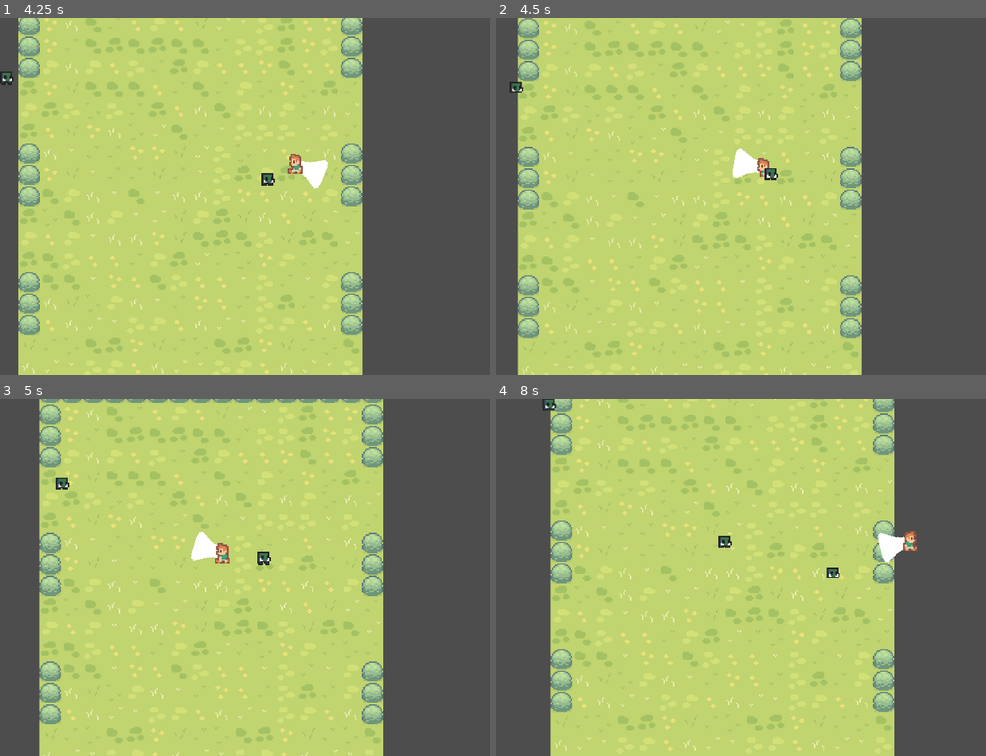
Above: before the commit, frames 1-4 (two rows, left to right).
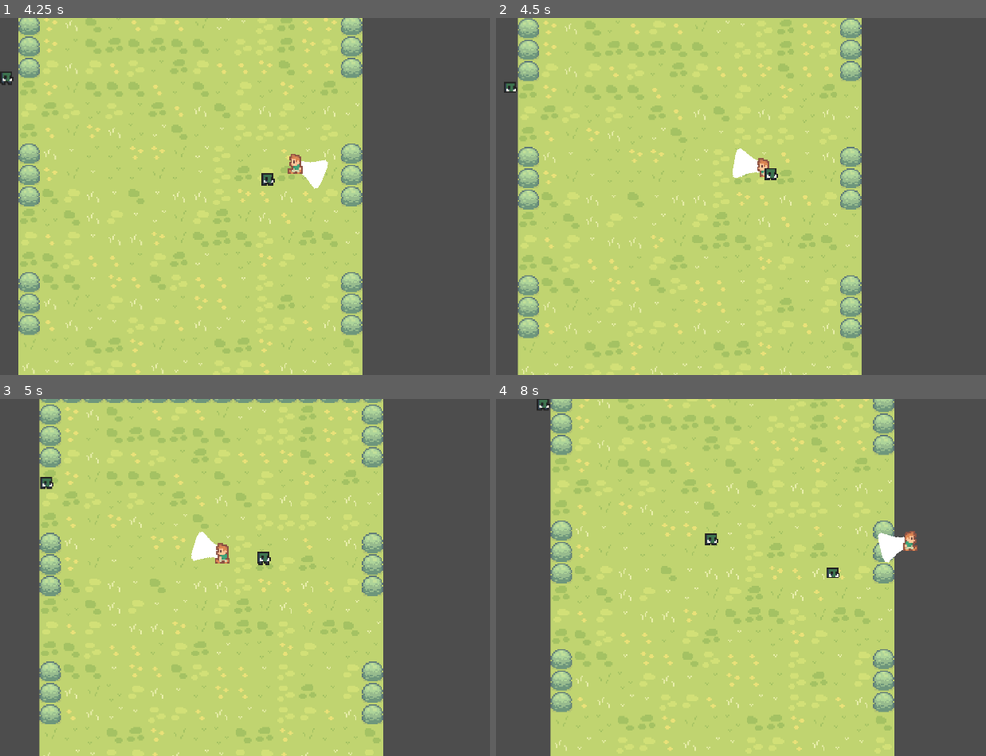
Above: after the commit, the same moments.

Repository: karsrc/5henanigans
Game: Godot game, scene res://main.tscn
Same seed, same stepped clock (60 frames per second), same inputs: the game is played once before the commit and once after it.
Inputs (mouse positions are in pixels of both pictures, inside the frame that each line leads up to):
- Up to frame 1 (4.25 s): tap Enter at 0.5 s; move the mouse to (460, 178) at 0.52 s; hold D (move_right) 0.53-1.28 s; click (460, 178) at 0.6 s; move the mouse to (191, 214) at 1.27 s; hold S (move_down) 1.28-2.03 s; click (191, 214) at 1.35 s; move the mouse to (382, 117) at 2.02 s; hold D (move_right) 2.03-2.78 s; tap Alt at 2.1 s; click (382, 117) at 2.3 s; move the mouse to (284, 267) at 2.77 s; hold W (move_up) 2.78-3.53 s; tap Shift at 2.85 s; click (284, 267) at 3.05 s; move the mouse to (outside the picture) at 3.52 s; hold A (move_left) from 3.53 s (still down); click (outside the picture) at 3.6 s
- Up to frame 2 (4.5 s): keep holding A (move_left); move the mouse to (623, 142) at 4.27 s; click (623, 142) at 4.35 s
- Up to frame 3 (5 s): keep holding A (move_left)
- Up to frame 4 (8 s): move the mouse to (843, 577) at 5.02 s; release A (move_left) at 5.03 s; hold S (move_down) 5.03-5.78 s; tap Alt at 5.1 s; click (843, 577) at 5.3 s; move the mouse to (716, 488) at 5.77 s; hold D (move_right) 5.78-6.53 s; tap Shift at 5.85 s; click (716, 488) at 6.05 s; move the mouse to (956, 559) at 6.52 s; hold W (move_up) 6.53-7.28 s; click (956, 559) at 6.6 s; move the mouse to (687, 595) at 7.27 s; hold D (move_right) from 7.28 s (still down); click (687, 595) at 7.35 s

Frame 1 is identical in both runs. In frame 2, 0.1% of the frame differs, in the area x 1-6%, y 17-21%; in frame 3, 0.2%; in frame 4, 0.3%, in the area x 8-49%, y 0-42%.

Commit message:
Add enemy HP and player attack interaction
Introduce health and damage for enemies and wire up player attack area. curse.gd: add max_hp/current_hp, take_damage and die methods, initialize HP; keep enemy chasing logic. curse.tscn: adjust collision shape size/position and set sprite to idle. player.gd: log overlapping bodies in perform_punch and call enemy damage method when present. player.tscn: enlarge/reposition player attack CollisionShape2D, set AttackArea collision_mask so it detects enemies. project.godot: add 'attack' input mapping. These changes enable the player to damage and kill enemies and fix related collision/sprite alignment.

Diff:
--- a/curse.gd
+++ b/curse.gd
@@ -2,12 +2,25 @@
 
 var speed: int = 130
 var player = null
+var max_hp: int = 30
+var current_hp: int = 30
 
 func _ready():
 	player = get_tree().get_first_node_in_group("player")
+	current_hp = max_hp
 
 func _physics_process(delta: float):
 	if player:
 		var direction = global_position.direction_to(player.global_position)
 		velocity = direction * speed
 	move_and_slide()
+
+func take_damage(damage_amount: int):
+	current_hp -= damage_amount
+	print('enemy-hit', current_hp)
+
+	if current_hp <= 0:
+		die()
+
+func die():
+	queue_free()
--- a/curse.tscn
+++ b/curse.tscn
@@ -57,7 +57,7 @@
 }]
 
 [sub_resource type="RectangleShape2D" id="RectangleShape2D_63m02"]
-size = Vector2(11, 12)
+size = Vector2(36, 39)
 
 [node name="Curse" type="CharacterBody2D" unique_id=237278958 groups=["enemy"]]
 collision_layer = 4
@@ -66,9 +66,9 @@
 [node name="AnimatedSprite2D" type="AnimatedSprite2D" parent="." unique_id=84790911]
 scale = Vector2(3, 3)
 sprite_frames = SubResource("SpriteFrames_mof8b")
-animation = &"dead"
+animation = &"idle"
 autoplay = "idle"
 
 [node name="CollisionShape2D" type="CollisionShape2D" parent="." unique_id=1259001487]
-position = Vector2(0.5, 2)
+position = Vector2(1, 7.5)
 shape = SubResource("RectangleShape2D_63m02")
--- a/player.gd
+++ b/player.gd
@@ -24,6 +24,8 @@
 func perform_punch():
 	var overlapping_bodies = attack_area.get_overlapping_bodies()
 
+	print("sektor: ", overlapping_bodies.size(), " things.")
+
 	for body in overlapping_bodies:
 		if body.is_in_group("enemy"):
 			if body.has_method("take_damage"):
--- a/player.tscn
+++ b/player.tscn
@@ -6,8 +6,8 @@
 [ext_resource type="Script" uid="uid://bny1m0rolaj4m" path="res://area_2d.gd" id="3_2hs0m"]
 [ext_resource type="Script" uid="uid://dl1fmdy47fnqm" path="res://camera_2d.gd" id="3_i3pqv"]
 
-[sub_resource type="RectangleShape2D" id="RectangleShape2D_onrkg"]
-size = Vector2(4, 8)
+[sub_resource type="RectangleShape2D" id="RectangleShape2D_sweqy"]
+size = Vector2(23, 24)
 
 [sub_resource type="AtlasTexture" id="AtlasTexture_onrkg"]
 atlas = ExtResource("2_i3pqv")
@@ -102,11 +102,12 @@
 texture = ExtResource("2_sweqy")
 
 [node name="AttackArea" type="Area2D" parent="AimPivot" unique_id=229833270]
+collision_mask = 4
 script = ExtResource("3_2hs0m")
 
 [node name="CollisionShape2D" type="CollisionShape2D" parent="AimPivot/AttackArea" unique_id=1169180591]
-position = Vector2(0, 2)
-shape = SubResource("RectangleShape2D_onrkg")
+position = Vector2(11.5, 0)
+shape = SubResource("RectangleShape2D_sweqy")
 
 [node name="AnimatedSprite2D" type="AnimatedSprite2D" parent="." unique_id=385866294]
 sprite_frames = SubResource("SpriteFrames_1jxqw")
--- a/project.godot
+++ b/project.godot
@@ -55,6 +55,12 @@
 , Object(InputEventKey,"resource_local_to_scene":false,"resource_name":"","device":-1,"window_id":0,"alt_pressed":false …(186 unchanged characters)…
 ]
 }
+attack={
+"deadzone": 0.2,
+"events": [Object(InputEventMouseButton,"resource_local_to_scene":false,"resource_name":"","device":-1,"window_id":0,"alt_pressed":false,"shift_pressed":false,"ctrl_pressed":false,"meta_pressed":false,"button_mask":1,"position":Vector2(142, 20),"global_position":Vector2(151, 68),"factor":1.0,"button_index":1,"canceled":false,"pressed":true,"double_click":false,"script":null)
+, Object(InputEventKey,"resource_local_to_scene":false,"resource_name":"","device":-1,"window_id":0,"alt_pressed":false,"shift_pressed":false,"ctrl_pressed":false,"meta_pressed":false,"pressed":false,"keycode":0,"physical_keycode":70,"key_label":0,"unicode":102,"location":0,"echo":false,"script":null)
+]
+}
 
 [layer_names]
 
